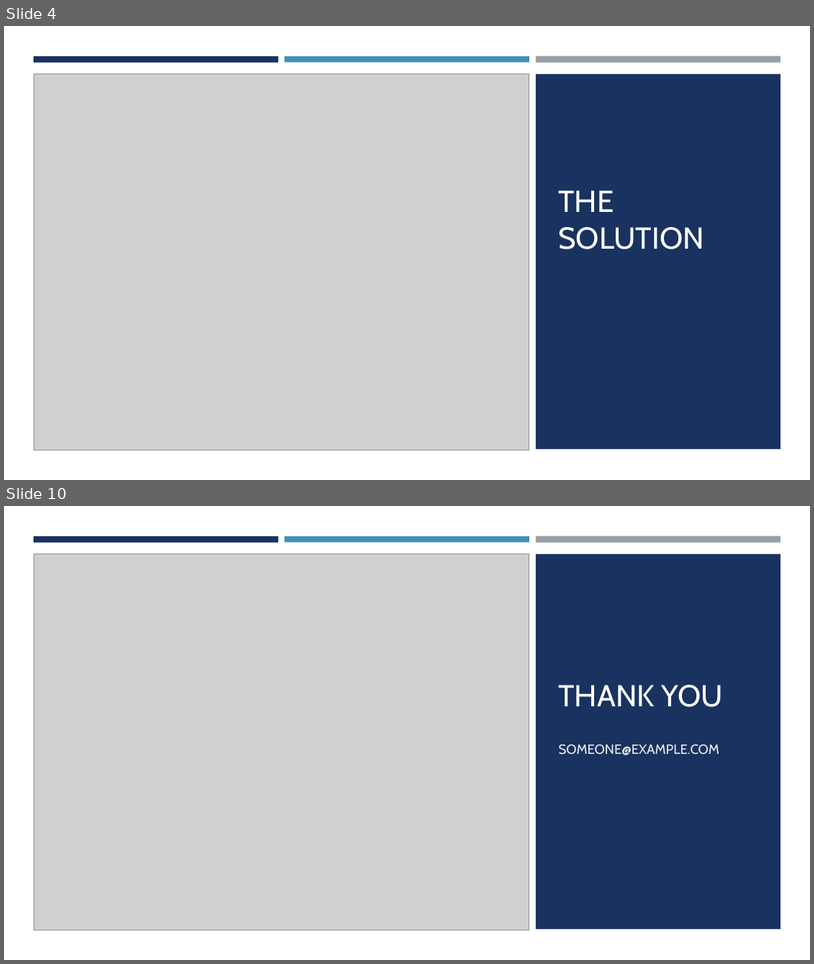
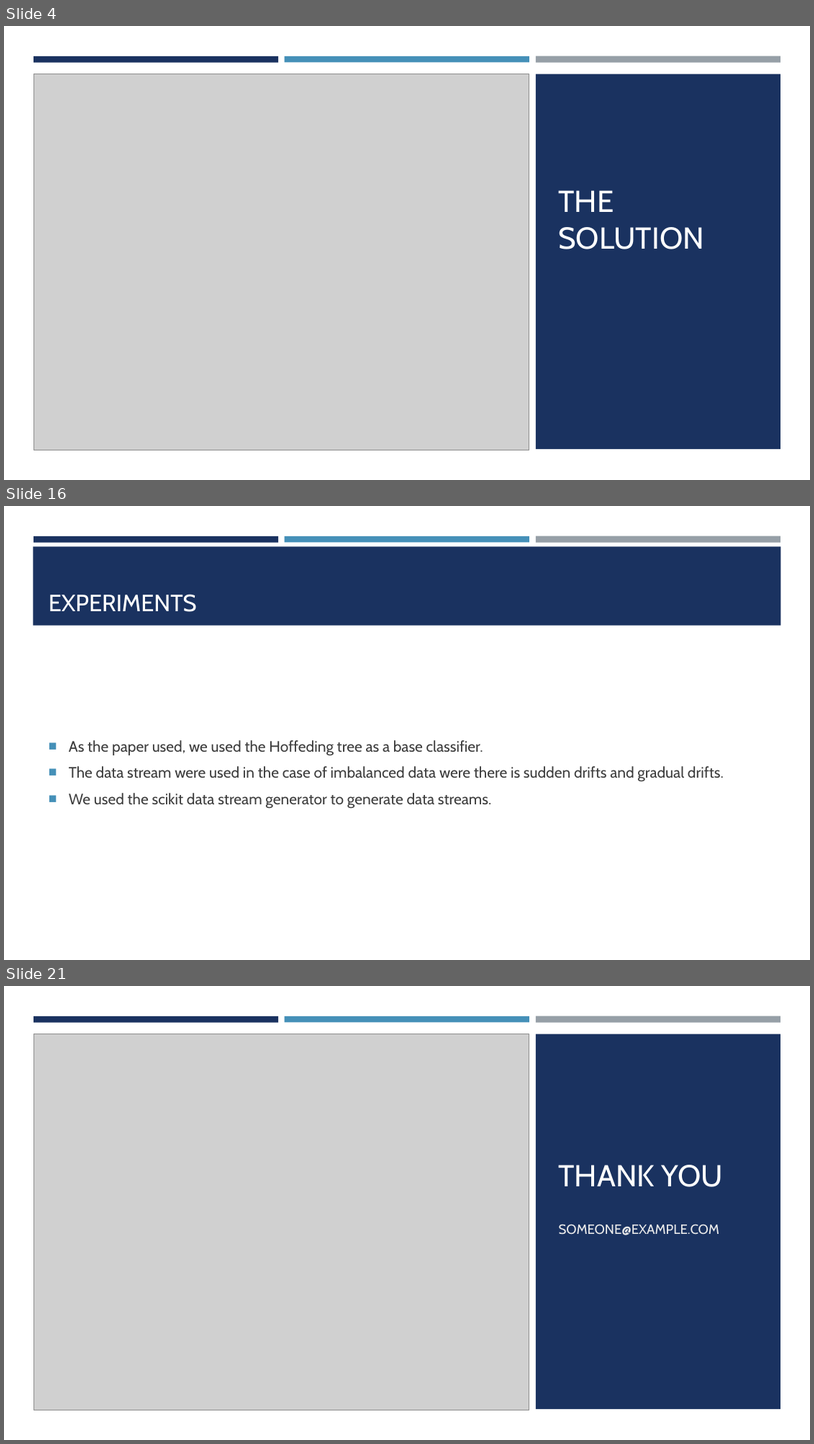
Before and after one commit to elte-dsd/assignments-jawdat23, a slide deck: data stream mining projct/Presentation.pptx. Shown one above the other, each under a label of ours: slides 4 and 10 before the commit, slides 4, 16 and 21 after it; the slides between them are not shown. The pictures are 814x964 and 814x1444 pixels, drawn with LibreOffice and Linux fonts; fonts in the diff are those of the drawing; grey boxes stand for pictures. Boxes give left, top, right and bottom in pixels: in the first picture for what was removed or moved away, otherwise in the second. Text is boxed around its words. In the diff, an @@ line names an element or a change of style, - is before the commit and + after.

```diff
--- a/data stream mining projct/Presentation.pptx
+++ b/data stream mining projct/Presentation.pptx
@@ slide 16 added at bbox=[4, 506, 810, 960], background #FFFFFF @@
@@ rectangle added at bbox=[33, 546, 782, 626], fill #1A3260 @@
@@ rectangle added at bbox=[34, 536, 278, 542], fill #1A3260 @@
@@ rectangle added at bbox=[285, 536, 530, 542], fill #4590B8 @@
@@ rectangle added at bbox=[536, 536, 781, 543], fill #969FA7 @@
@@ title added at bbox=[49, 594, 197, 612], 28 pt, text #FFFFFF @@
+EXPERIMENTS
@@ text added at bbox=[69, 740, 724, 808], 18 pt, text #3D3D3D @@
+■ As the paper used, we used the Hoffeding tree as a base classifier.
+■ The data stream were used in the case of imbalanced data were there is sudden drifts and gradual drifts.
+■ We used the scikit data stream generator to generate data streams.
@@ what was slide 10 is now slide 21 @@
```
Also in this commit, not shown: 2 slides changed, 13 other slides added, 3 slides removed, 1 other file.
